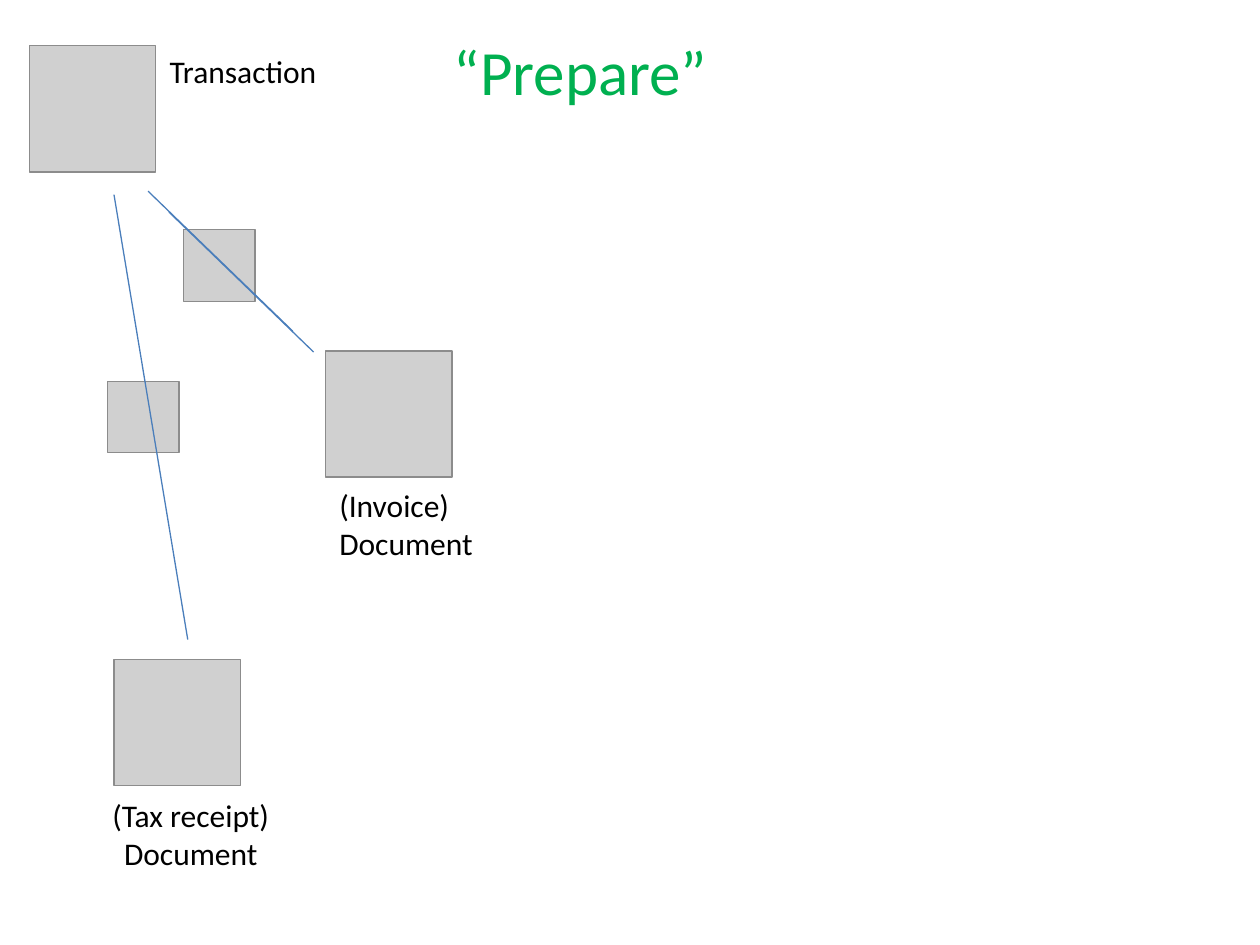
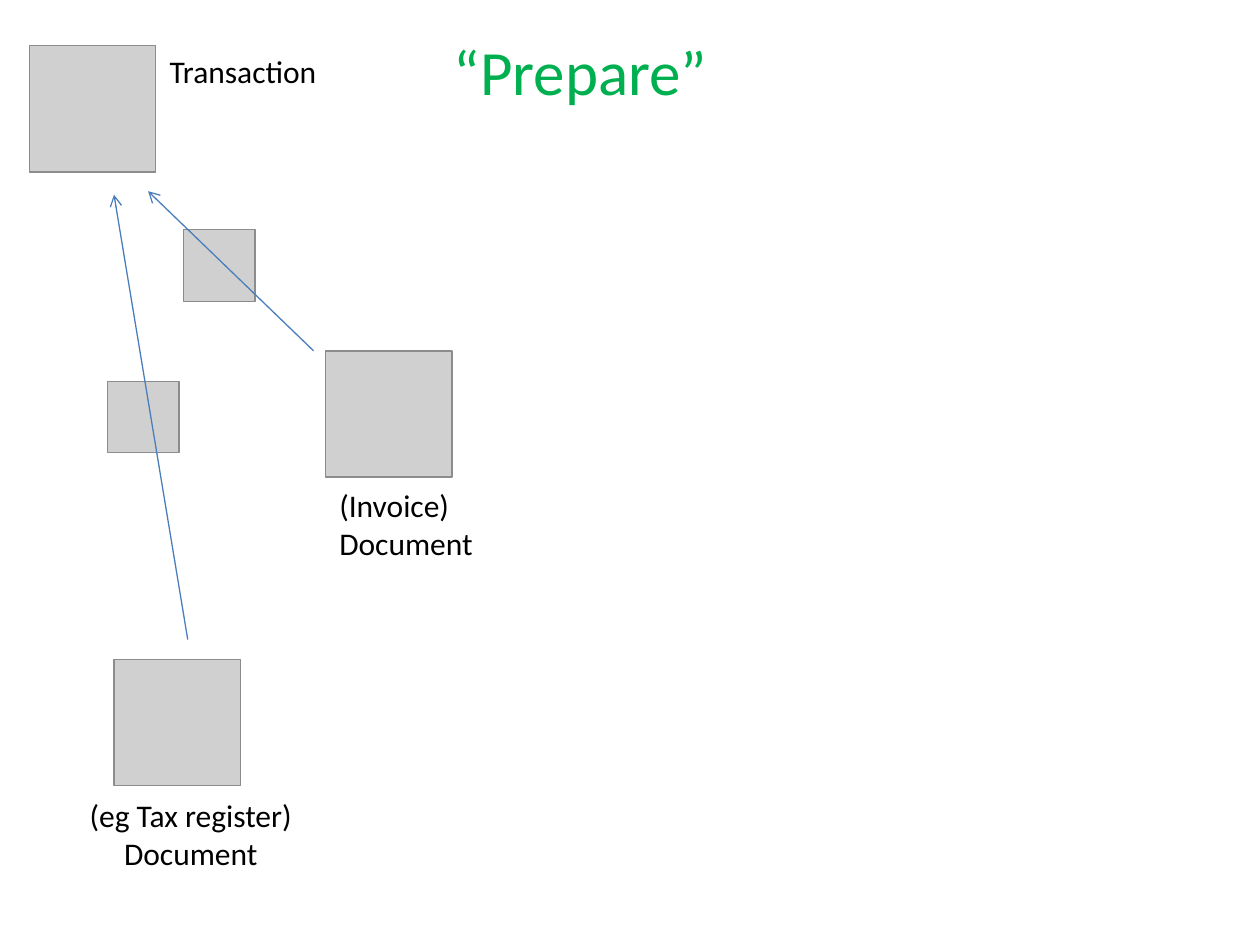
Before and after one commit to estatio/estatio, a slide deck: slide 14 of docs/docs-and-comms/attachments.pptx (slide 20 before the commit). Drawn at 1260x945 pixels with LibreOffice and Linux fonts; fonts in the diff are those of the drawing; grey boxes stand for pictures. Boxes give left, top, right and bottom in pixels: in the first picture for what was removed or moved away, otherwise in the second. Text is boxed around its words. In the diff, an @@ line names an element or a change of style, - is before the commit and + after.

```diff
--- a/docs/docs-and-comms/attachments.pptx
+++ b/docs/docs-and-comms/attachments.pptx
@@ line (115, 195) - (188, 640): line to arrow @@
@@ line moved from (149, 192) - (292, 331) to (149, 192) - (314, 350) @@
@@ line (149, 192) - (314, 350): line to arrow @@
@@ line removed from (169, 212) to (314, 352) @@
@@ text "(eg Tax register)": place and size @@
-text "(eg Tax register)" at (112,804,269,866)
+text "(eg Tax register)" at (90,804,292,866)
@@ text at (90,804,292,833): text changed @@
-(Tax receipt)
+(eg Tax register)
```
Also in this commit, not shown: 11 other slides changed, 6 slides removed.
